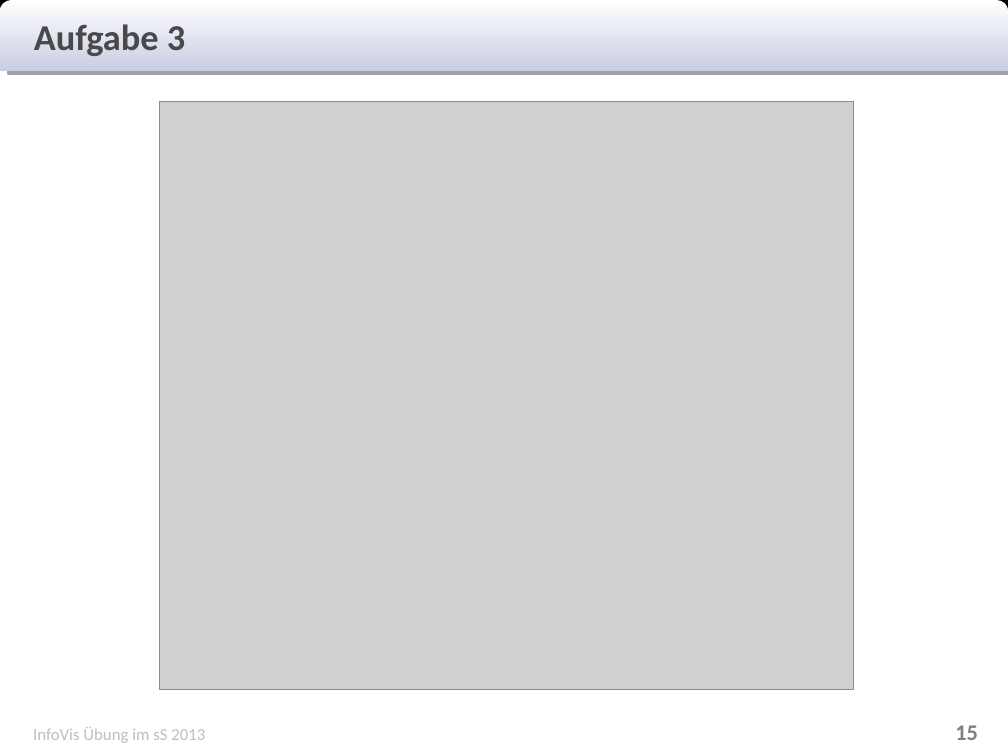
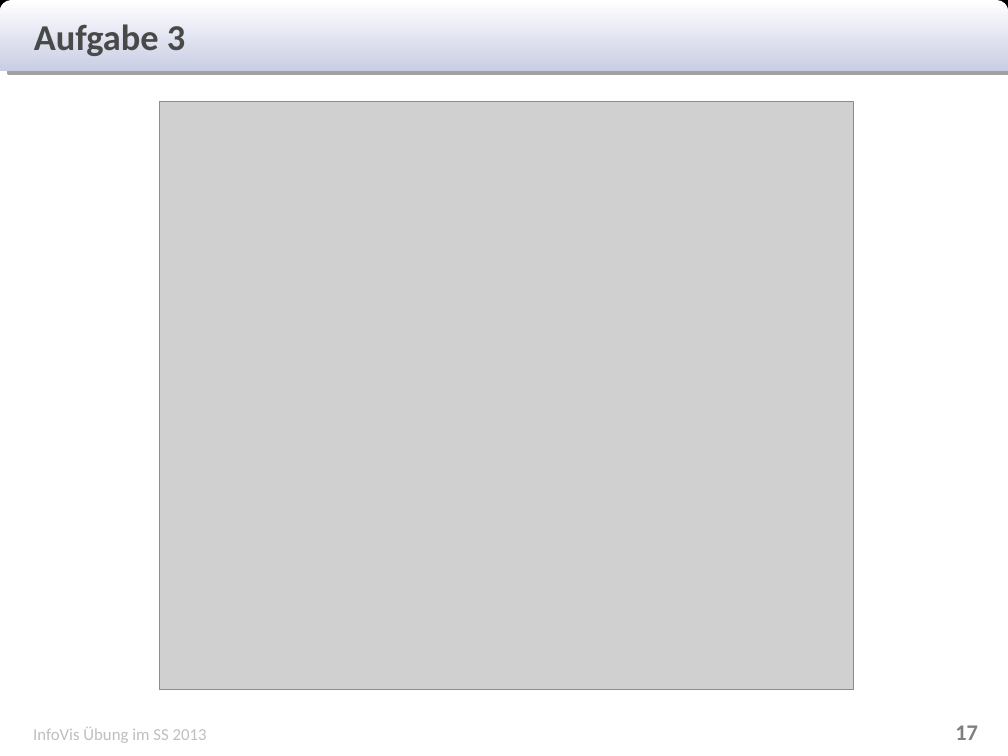
Before and after one commit to Rajikarubijua/bushumappu, a slide deck: slide 17 of presentation/zwischenpräsentation.odp (slide 15 before the commit). Drawn at 1008x756 pixels with LibreOffice and Linux fonts; fonts in the diff are those of the drawing; grey boxes stand for pictures. Boxes give left, top, right and bottom in pixels: in the first picture for what was removed or moved away, otherwise in the second. Text is boxed around its words. In the diff, an @@ line names an element or a change of style, - is before the commit and + after.

```diff
--- a/presentation/zwischenpräsentation.odp
+++ b/presentation/zwischenpräsentation.odp
@@ text at (x1=33, y1=727, x2=207, y2=743): text changed @@
-InfoVis Übung im sS 2013
+InfoVis Übung im SS 2013
@@ page number at (x1=955, y1=725, x2=978, y2=740): text changed @@
-15
+17
```
Also in this commit, not shown: 13 other slides changed, 4 slides added, 2 slides removed.
